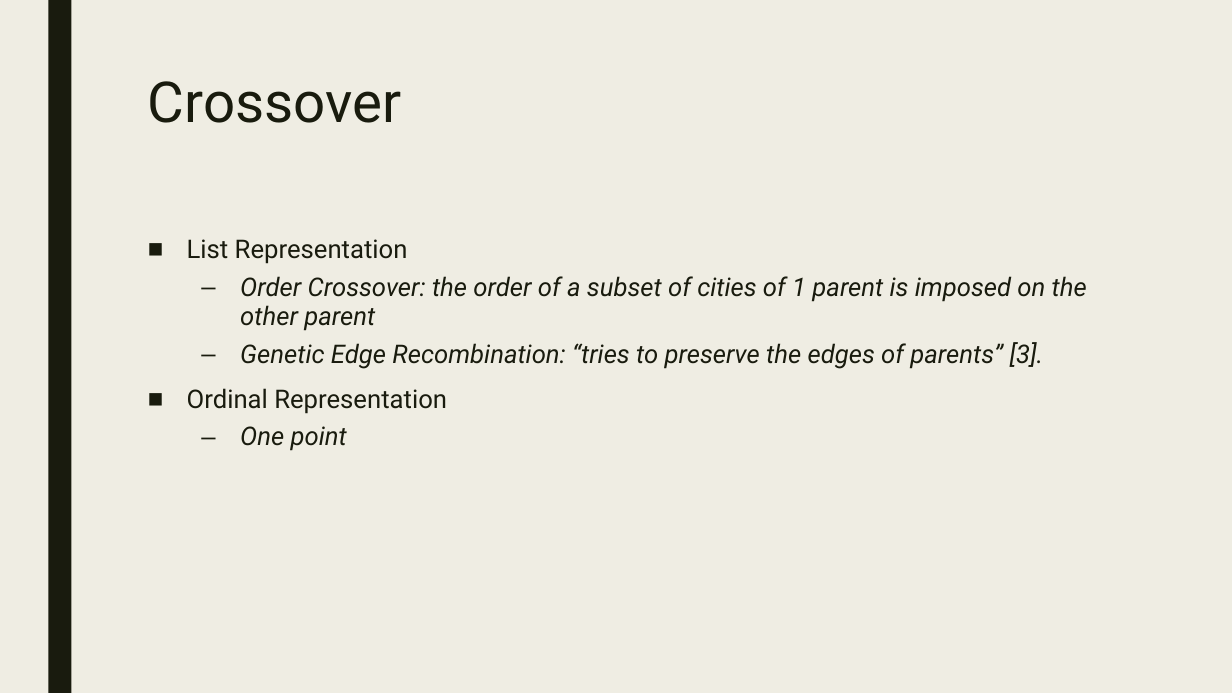
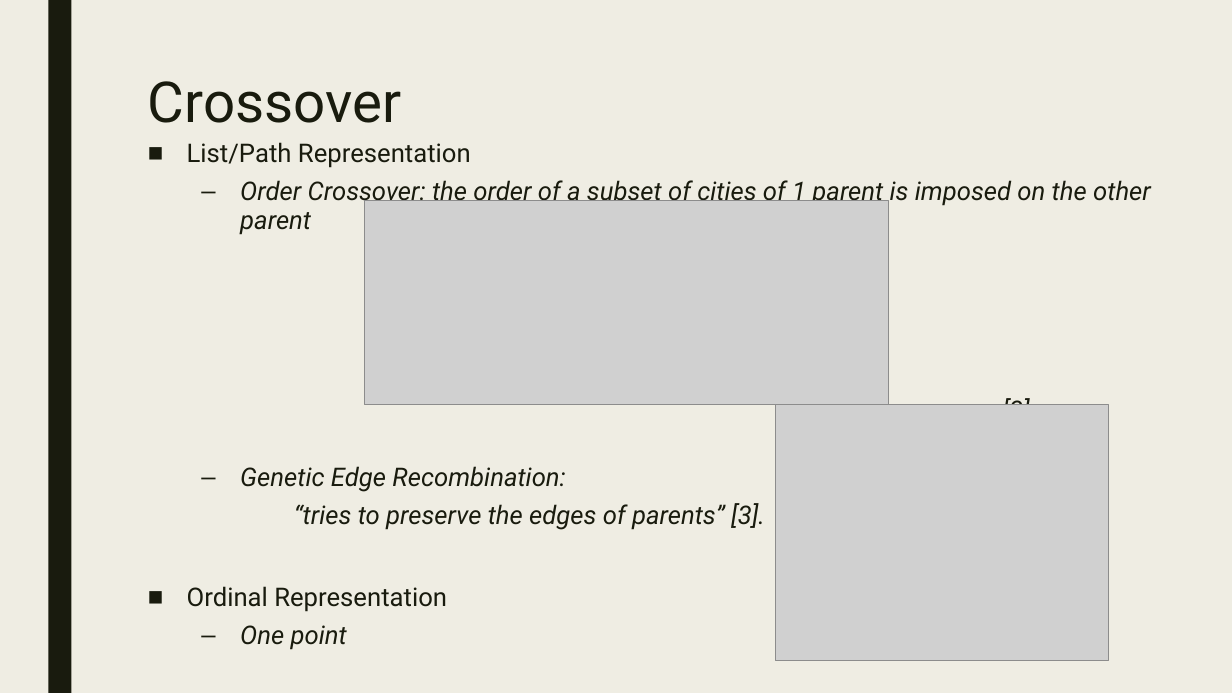
Before and after one commit to trevinofernando/TSP_GeneticAlgorithm, a slide deck: slide 4 of Presentation_Homework_2.pptx. Drawn at 1232x693 pixels with LibreOffice and Linux fonts; fonts in the diff are those of the drawing; grey boxes stand for pictures. Boxes give left, top, right and bottom in pixels: in the first picture for what was removed or moved away, otherwise in the second. Text is boxed around its words. In the diff, an @@ line names an element or a change of style, - is before the commit and + after.

```diff
--- a/Presentation_Homework_2.pptx
+++ b/Presentation_Homework_2.pptx
@@ text "List/Path Representation": place and size @@
-text "List/Path Representation" at bbox=[187, 239, 1087, 451]
+text "List/Path Representation" at bbox=[187, 142, 1151, 650]
@@ text at bbox=[187, 142, 1151, 530]: text changed @@
-■ List Representation
-  – Order Crossover: the order of a subset of cities of 1 parent is imposed on the other parent
-  – Genetic Edge Recombination: “tries to preserve the edges of parents” [3].
+■ List/Path Representation
+  – Order Crossover: the order of a subset of cities of 1 parent is imposed on the other parent [3]
+  [3]
+  – Genetic Edge Recombination:
+  “tries to preserve the edges of parents” [3].
@@ picture added at bbox=[364, 201, 888, 405] @@
@@ picture added at bbox=[775, 405, 1109, 661] @@
```
Also in this commit, not shown: 1 other slide changed.
